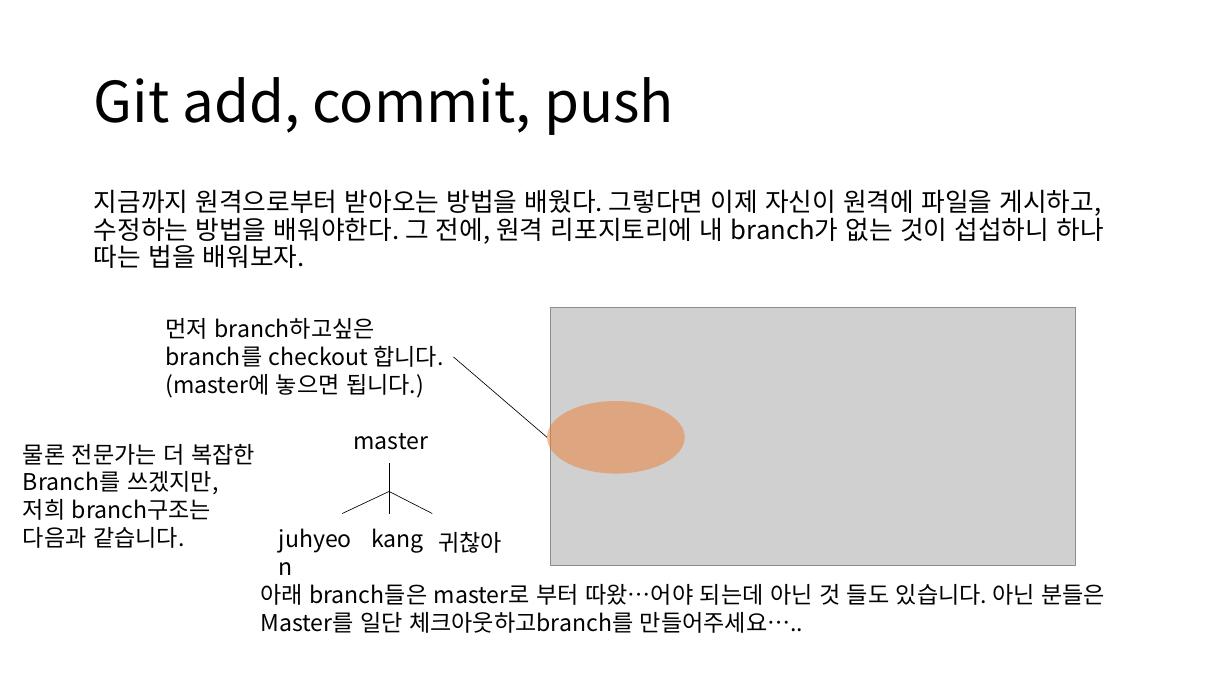
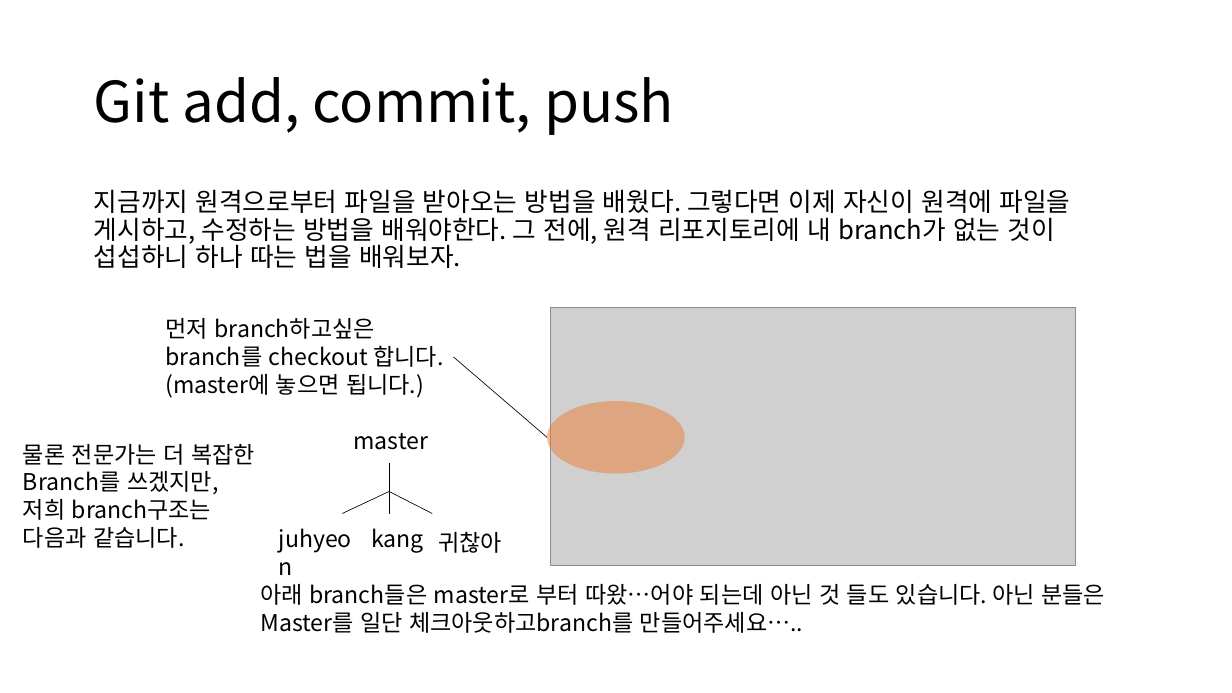
Before and after one commit to Likelion-Algorithm/AlgoStudy, a slide deck: slide 24 of 깃 사용법 정리.pptx. Drawn at 1232x693 pixels with LibreOffice and Linux fonts; fonts in the diff are those of the drawing; grey boxes stand for pictures. Boxes give left, top, right and bottom in pixels: in the first picture for what was removed or moved away, otherwise in the second. Text is boxed around its words. In the diff, an @@ line names an element or a change of style, - is before the commit and + after.

Commit message:
깃 사용법 수정

```diff
--- a/깃 사용법 정리.pptx
+++ b/깃 사용법 정리.pptx
@@ text at bbox=[94, 189, 1071, 268]: text changed @@
-지금까지 원격으로부터 받아오는 방법을 배웠다. 그렇다면 이제 자신이 원격에 파일을 게시하고, 수정하는 방법을 배워야한다. 그 전에, 원격 리포지토리에 내 branch가 없는 것이 섭섭하니 하나 따는 법을 배워보자.
+지금까지 원격으로부터 파일을 받아오는 방법을 배웠다. 그렇다면 이제 자신이 원격에 파일을 게시하고, 수정하는 방법을 배워야한다. 그 전에, 원격 리포지토리에 내 branch가 없는 것이 섭섭하니 하나 따는 법을 배워보자.
```
Also in this commit, not shown: 11 other slides changed.
